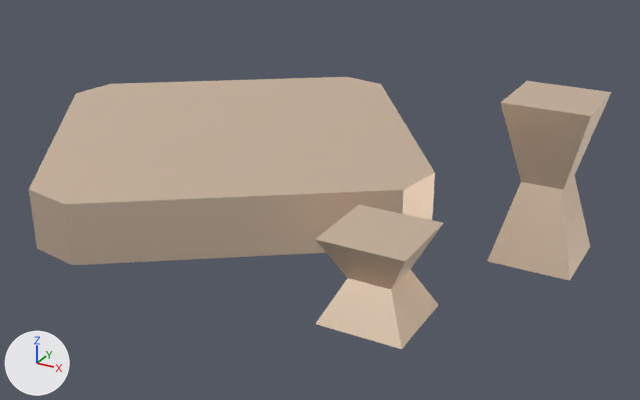
Renders of the FBX model Shata/Assets/Level/Building/Resources/Models/Farmlvl1.fbx from each side of a commit.
Rendered twice from a 50 mm lens placed at (0.695, -1.004, 0.699), pointed at (0.152, -0.017, 0.205). Every picture has the same lights, and +X, +Y and +Z are marked at lower left. Where no turn or scale is listed for an object, it has been applied to the vertices.

Objects in the first picture: 'grain.001', 'grainBundle.002', 'grainBundle.003'.
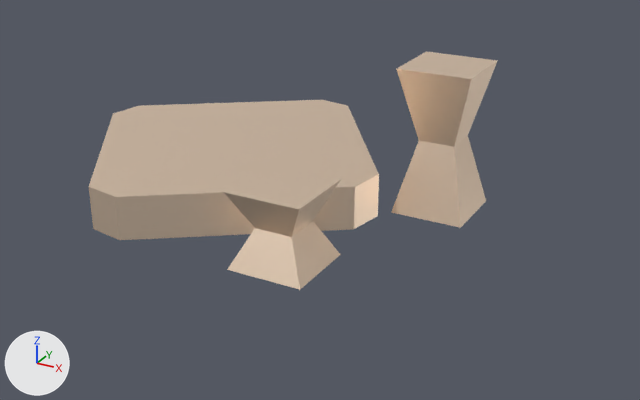
Pixel boxes [x1, y1, x2, y2] of what changed, in the pictures (640 x 400 px):
'grain.001', rescaled (29% narrower, 25% shorter): before [29, 77, 435, 265]; after [89, 100, 379, 240]
'grainBundle.003', moved: before [487, 81, 611, 281]; after [391, 51, 497, 228]
'grainBundle.002', moved: before [315, 205, 443, 349]; after [224, 164, 341, 290]

What the commit changed:
Object 'grainBundle.003' (ob_grainbundle_003) moves from (0.462, -0.02, 0.2) to (0.3, 0.054, 0.2).
Object 'grain.001' (ob_grain_001) is rescaled from (0.1, 0.1, 0.1) to (0.075, 0.075, 0.075).
Object 'grainBundle.002' (ob_grainbundle_002) moves from (0.349, -0.246, 0.2) to (0.198, -0.189, 0.2).
